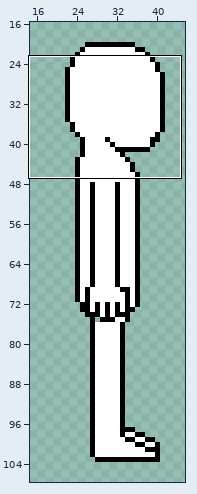
Two versions of one sprite sheet, client/textures/character/bc-stand-3.png. Above: a wide view before the commit, with the close-up outlined.
Close-up. Old version:
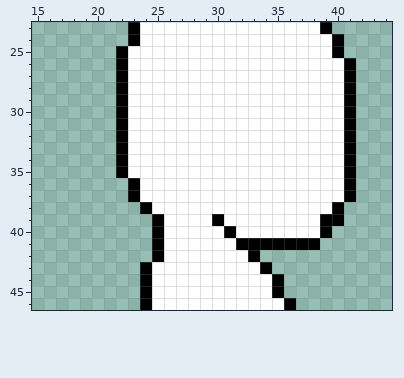
The file is 64x110 pixels. Shown: x 15..44, y 23..46. The wide view leaves out empty margins.
New version:
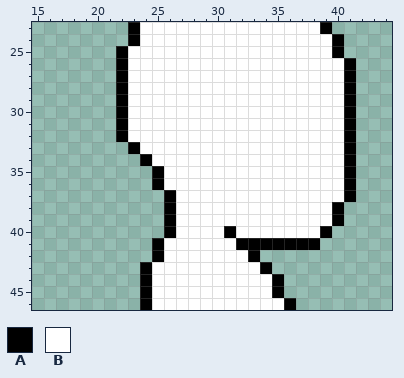
Palette (. is transparent): A #000000  B #ffffff
Changes in this commit:
The edit turns colour B into colour A in row 33 at x 23; in row 34 at x 24; in rows 35 to 36 at x 25; in rows 37 to 40 at x 26.
The edit turns colour A into colour B in row 39 at x 30 and 39.
Colour A is removed in rows 33 to 35 at x 22; in rows 36 to 37 at x 23; in row 38 at x 24; in rows 39 to 40 at x 25.
Colour B is removed in row 34 at x 23; in row 35 at x 23 to 24; in row 36 at x 24; in row 37 at x 24 to 25; in row 38 at x 25.
